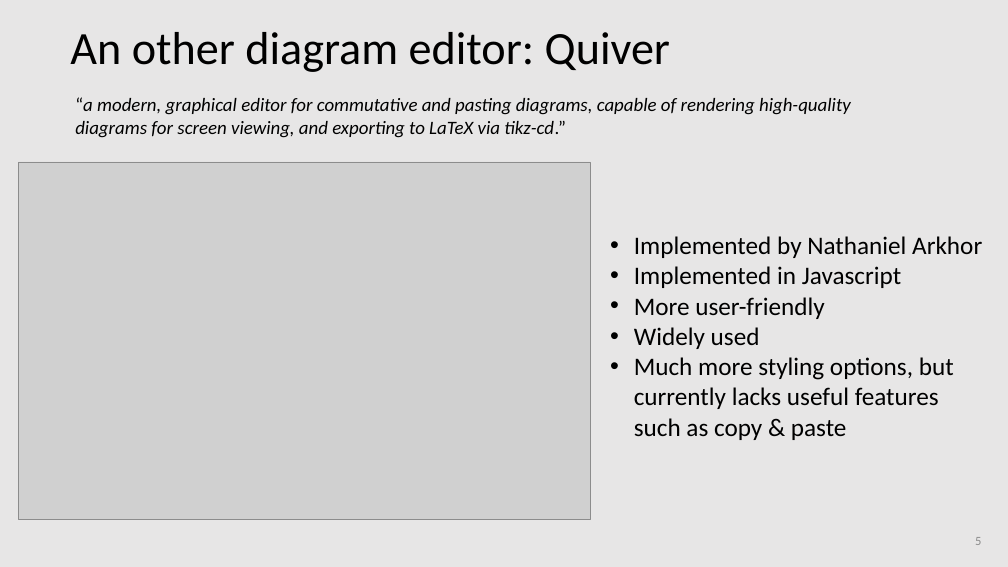
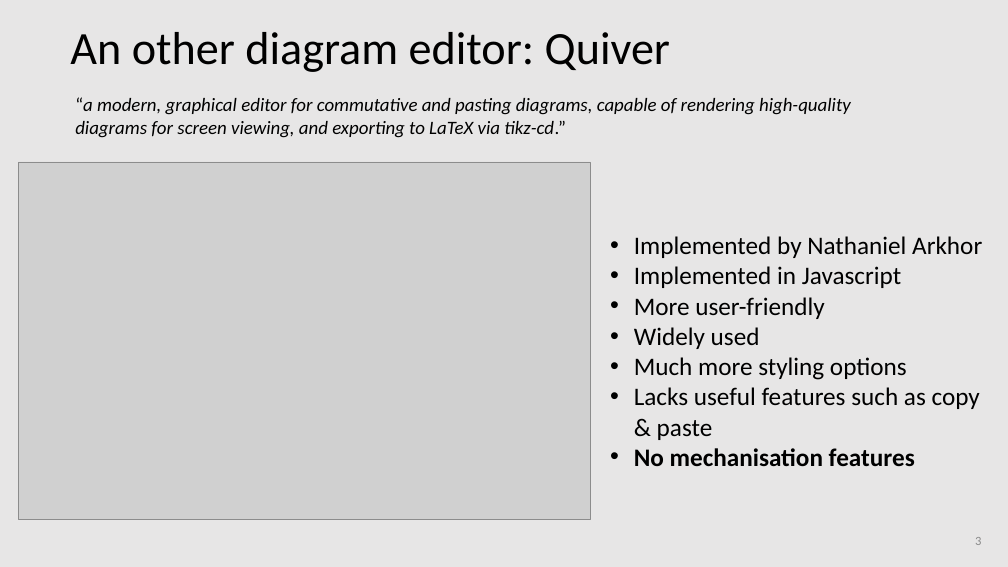
Before and after one commit to amblafont/slides, a slide deck: slide 3 of grapheditor/2024-october-chambery.pptx (slide 5 before the commit). Drawn at 1008x567 pixels with LibreOffice and Linux fonts; fonts in the diff are those of the drawing; grey boxes stand for pictures. Boxes give left, top, right and bottom in pixels: in the first picture for what was removed or moved away, otherwise in the second. Text is boxed around its words. In the diff, an @@ line names an element or a change of style, - is before the commit and + after.

```diff
--- a/grapheditor/2024-october-chambery.pptx
+++ b/grapheditor/2024-october-chambery.pptx
@@ text at box(634, 357, 980, 466): text changed @@
-• Much more styling options, but currently lacks useful features such as copy & paste
+• Much more styling options
+• Lacks useful features such as copy & paste
+• No mechanisation features
```
Also in this commit, not shown: 8 other slides changed, 18 slides added, 13 slides removed.
